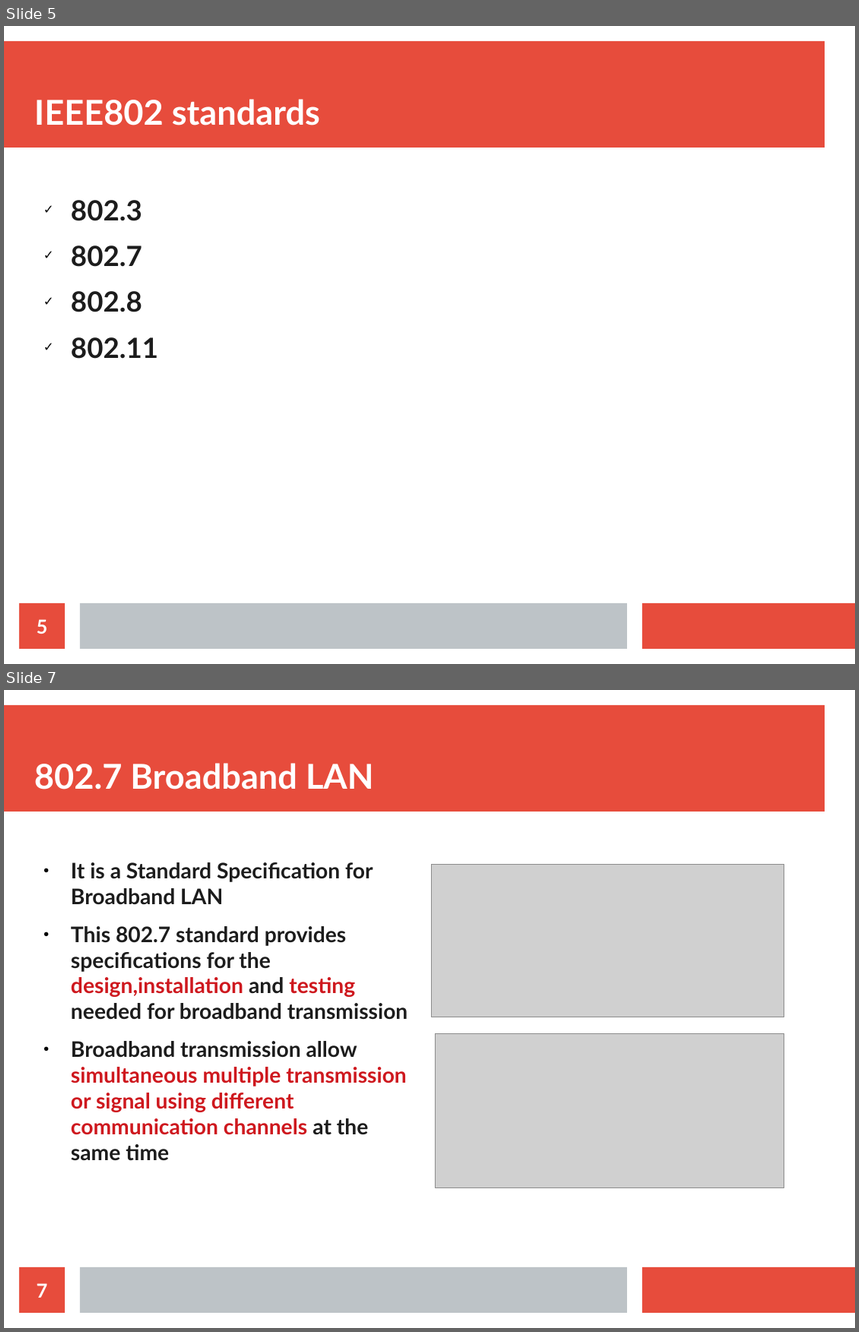
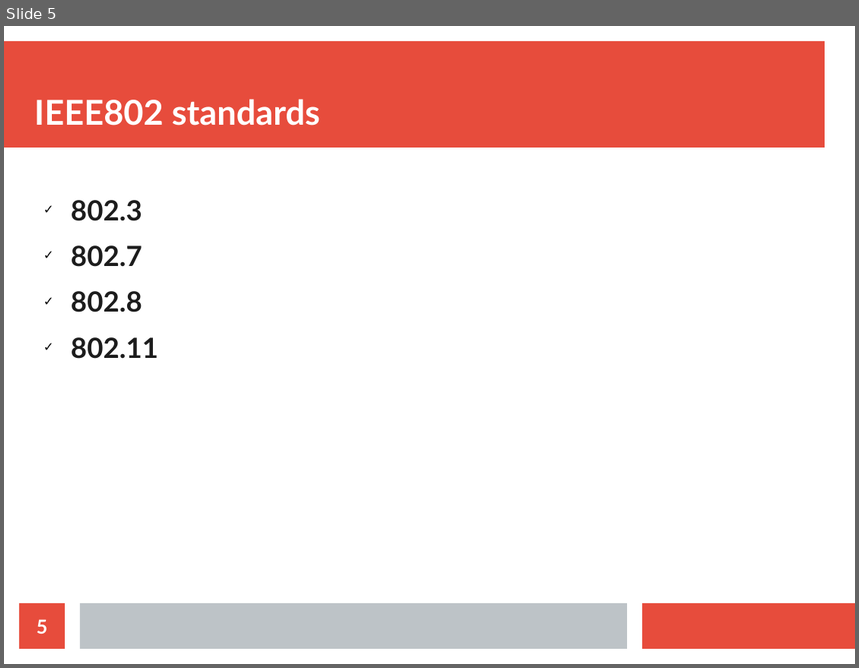
Before and after one commit to sunil11101/CN_Presentation_Section_C, a slide deck: CN PRESENTATION.odp. Shown one above the other, each under a label of ours: slides 5 and 7 before the commit, slide 5 after it; the slides between them are not shown. The pictures are 859x1332 and 859x668 pixels, drawn with LibreOffice and Linux fonts; fonts in the diff are those of the drawing; grey boxes stand for pictures. Boxes give left, top, right and bottom in pixels: in the first picture for what was removed or moved away, otherwise in the second. Text is boxed around its words. In the diff, an @@ line names an element or a change of style, - is before the commit and + after.

```diff
--- a/CN PRESENTATION.odp
+++ b/CN PRESENTATION.odp
@@ slide 7 removed at (x1=4, y1=690, x2=855, y2=1328), background #FFFFFF; not listed: 3 template elements that a slide beside it also shows @@
@@ title removed at (x1=34, y1=763, x2=374, y2=790) @@
-802.7 Broadband LAN
@@ text removed at (x1=71, y1=863, x2=408, y2=1161) @@
-● It is a Standard Specification for Broadband LAN
-● This 802.7 standard provides specifications for the design,installation and testing needed for broadband transmission
-● Broadband transmission allow simultaneous multiple transmission or signal using different communication channels at the same time
@@ picture removed at (x1=432, y1=865, x2=785, y2=1018) @@
@@ picture removed at (x1=436, y1=1034, x2=785, y2=1189) @@
@@ page number removed at (x1=19, y1=1268, x2=65, y2=1313) @@
-7
```
Also in this commit, not shown: 1 slide changed, 12 other slides removed.
